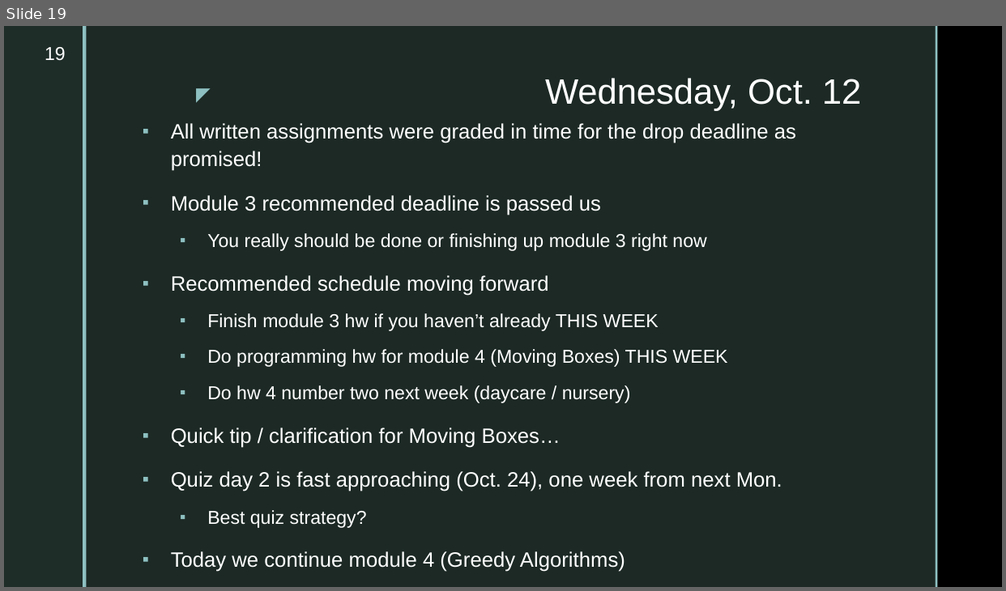
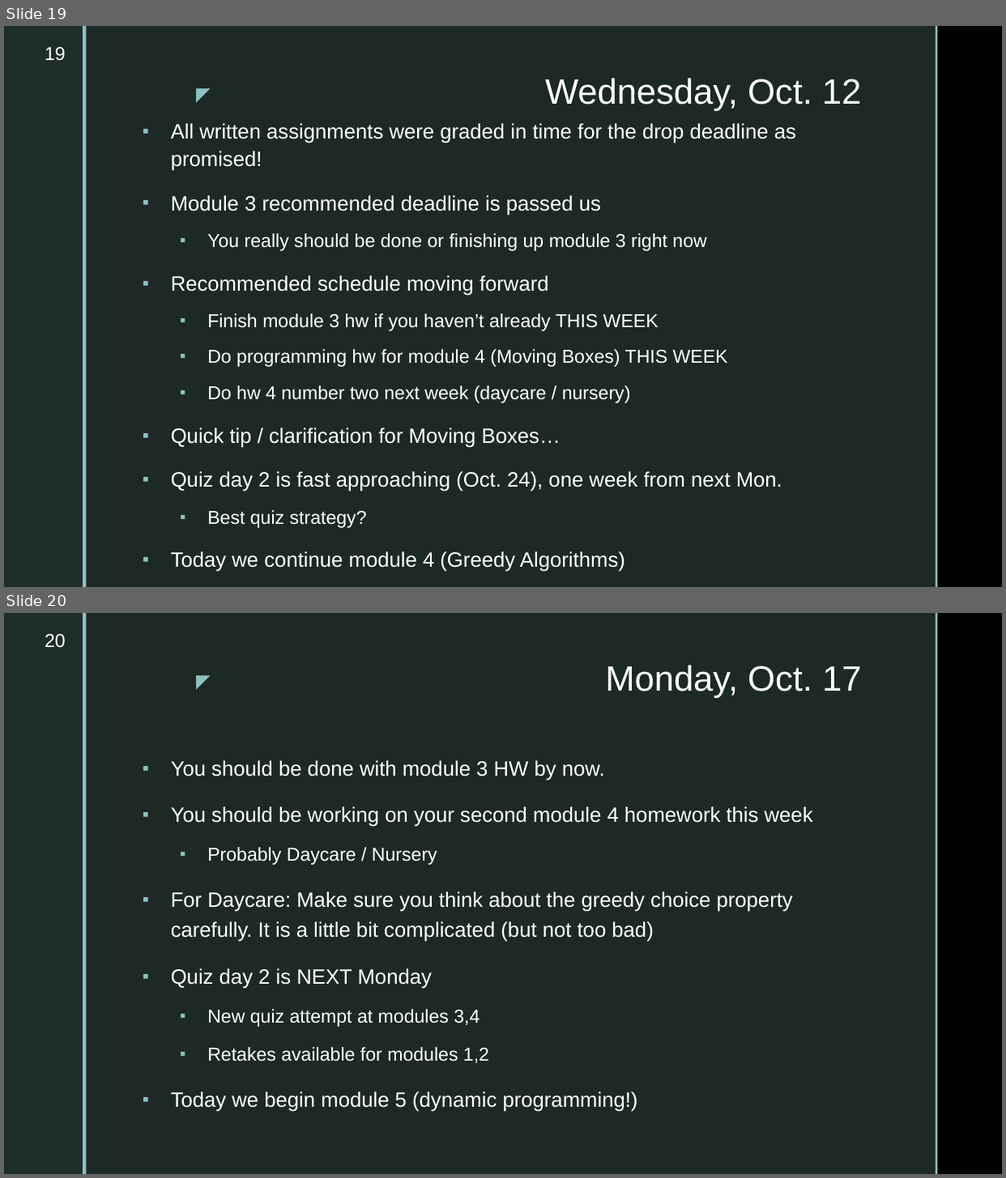
Before and after one commit to markfloryan/dsa2, a slide deck: slides/dailyannouncements.pptx. Shown one above the other, each under a label of ours: slide 19 before the commit, slides 19 and 20 after it. The pictures are 1006x591 and 1006x1178 pixels, drawn with LibreOffice and Linux fonts; fonts in the diff are those of the drawing; background and template pictures are left out. Boxes give left, top, right and bottom in pixels: in the first picture for what was removed or moved away, otherwise in the second. Text is boxed around its words. In the diff, an @@ line names an element or a change of style, - is before the commit and + after.

Commit message:
daily announcement slides

```diff
--- a/slides/dailyannouncements.pptx
+++ b/slides/dailyannouncements.pptx
@@ slide 20 added at bbox=[4, 613, 1002, 1174], background picture (left out); not listed: 5 template elements that a slide beside it also shows @@
@@ page number added at bbox=[44, 634, 66, 647], 18 pt, text #FFFFFF @@
+20
@@ title added at bbox=[605, 665, 861, 698], 34 pt, text #FFFFFF @@
+Monday, Oct. 17
@@ text added at bbox=[171, 760, 813, 1112], 20 pt, text #FFFFFF @@
+▪ You should be done with module 3 HW by now.
+▪ You should be working on your second module 4 homework this week
+  ▪ Probably Daycare / Nursery
+▪ For Daycare: Make sure you think about the greedy choice property carefully. It is a little bit complicated (but not too bad)
+▪ Quiz day 2 is NEXT Monday
+  ▪ New quiz attempt at modules 3,4
+  ▪ Retakes available for modules 1,2
+▪ Today we begin module 5 (dynamic programming!)
```
Also in this commit, not shown: 3 other files.
